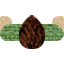
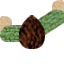
Layer changes from the first w=64, h=64 image to the second:
added group "Atk" with 3 layers above "Forward" over [0, 0, 64, 42]
added layer "Layer 4" in group "Atk" over [0, 8, 64, 42]
added layer "Layer 3 copy 2" in group "Atk" over [0, 0, 64, 42]
added layer "Rounded Rectangle 2 copy 2" in group "Atk" over [52, 0, 64, 20]
moved "Shoulders" into group "Forward" over [0, 24, 64, 41]
moved "Layer 3" into group "Forward" over [0, 0, 64, 42]
moved "Rounded Rectangle 2" into group "Forward" over [52, 16, 64, 36]
